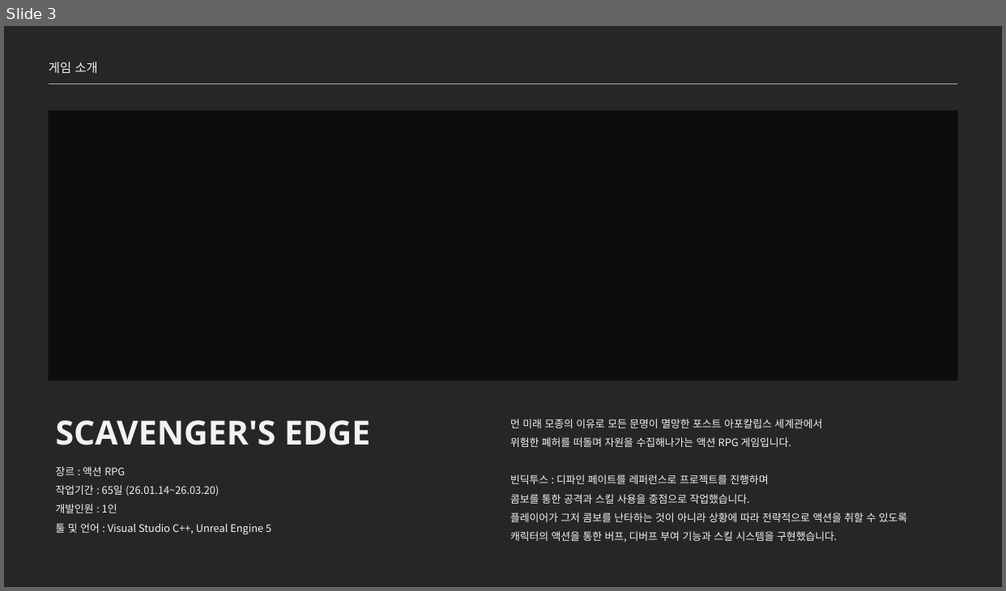
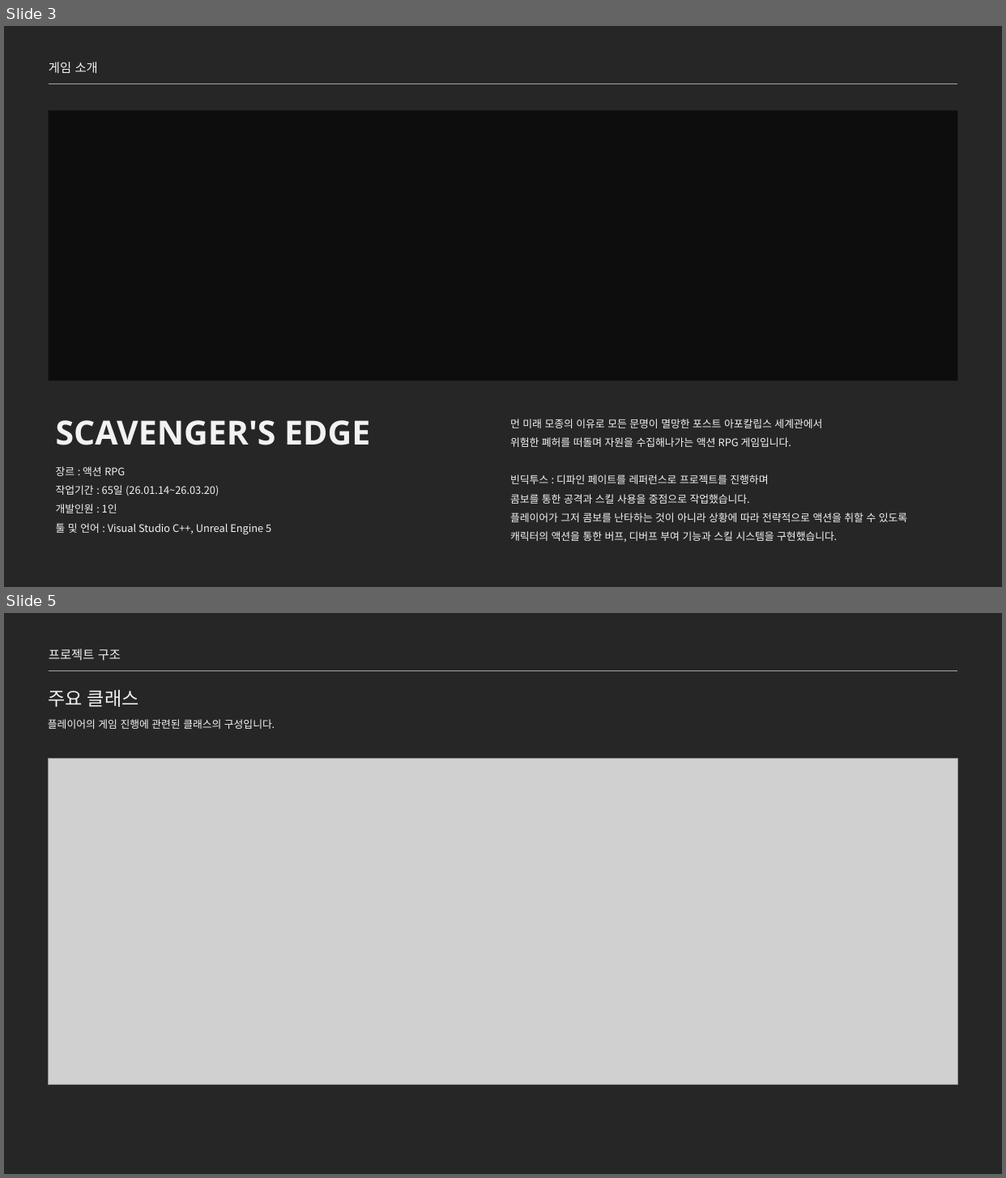
Before and after one commit to jhk0701/project-ARPGHunter, a slide deck: Docs/UnrealEngine_문서_김정환.pptx. Shown one above the other, each under a label of ours: slide 3 before the commit, slides 3 and 5 after it; the slides between them are not shown. The pictures are 1006x591 and 1006x1178 pixels, drawn with LibreOffice and Linux fonts; fonts in the diff are those of the drawing; grey boxes stand for pictures. Boxes give left, top, right and bottom in pixels: in the first picture for what was removed or moved away, otherwise in the second. Text is boxed around its words. In the diff, an @@ line names an element or a change of style, - is before the commit and + after.

```diff
--- a/Docs/UnrealEngine_문서_김정환.pptx
+++ b/Docs/UnrealEngine_문서_김정환.pptx
@@ slide 5 added at <box>4,613,1002,1174</box>, background #262626 @@
@@ text added at <box>49,649,121,660</box>, 12 pt, text #F2F2F2 @@
+프로젝트 구조
@@ line added from (49, 671) to (957, 671), #A6A6A6 0.5 pt @@
@@ text added at <box>48,690,139,707</box>, 18 pt, text #F2F2F2 @@
+주요 클래스
@@ text added at <box>48,719,275,729</box>, 10 pt, text #F2F2F2 @@
+플레이어의 게임 진행에 관련된 클래스의 구성입니다.
@@ picture added at <box>49,758,957,1084</box> @@
```
Also in this commit, not shown: 5 slides changed, 4 other slides added, 1 other file.
